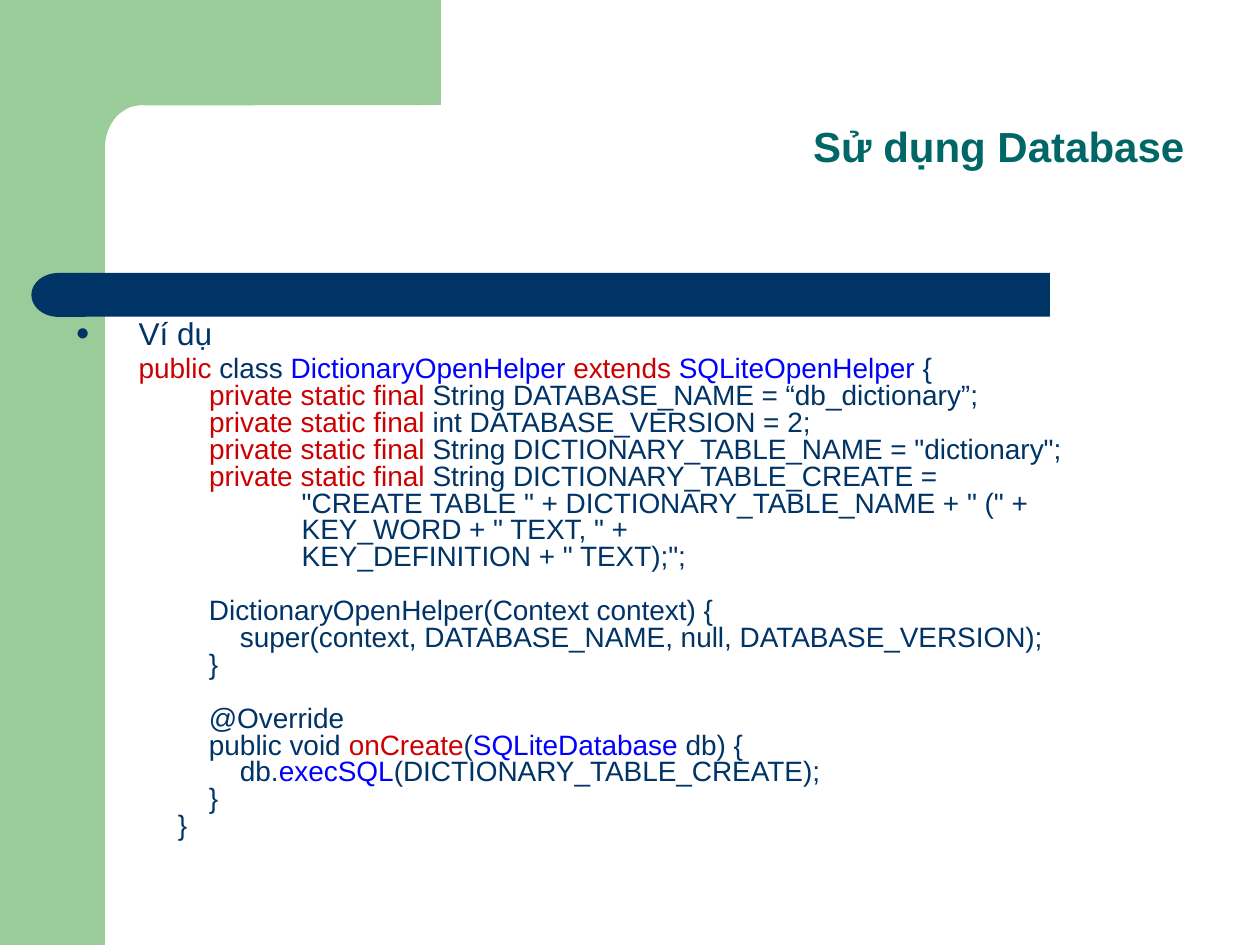
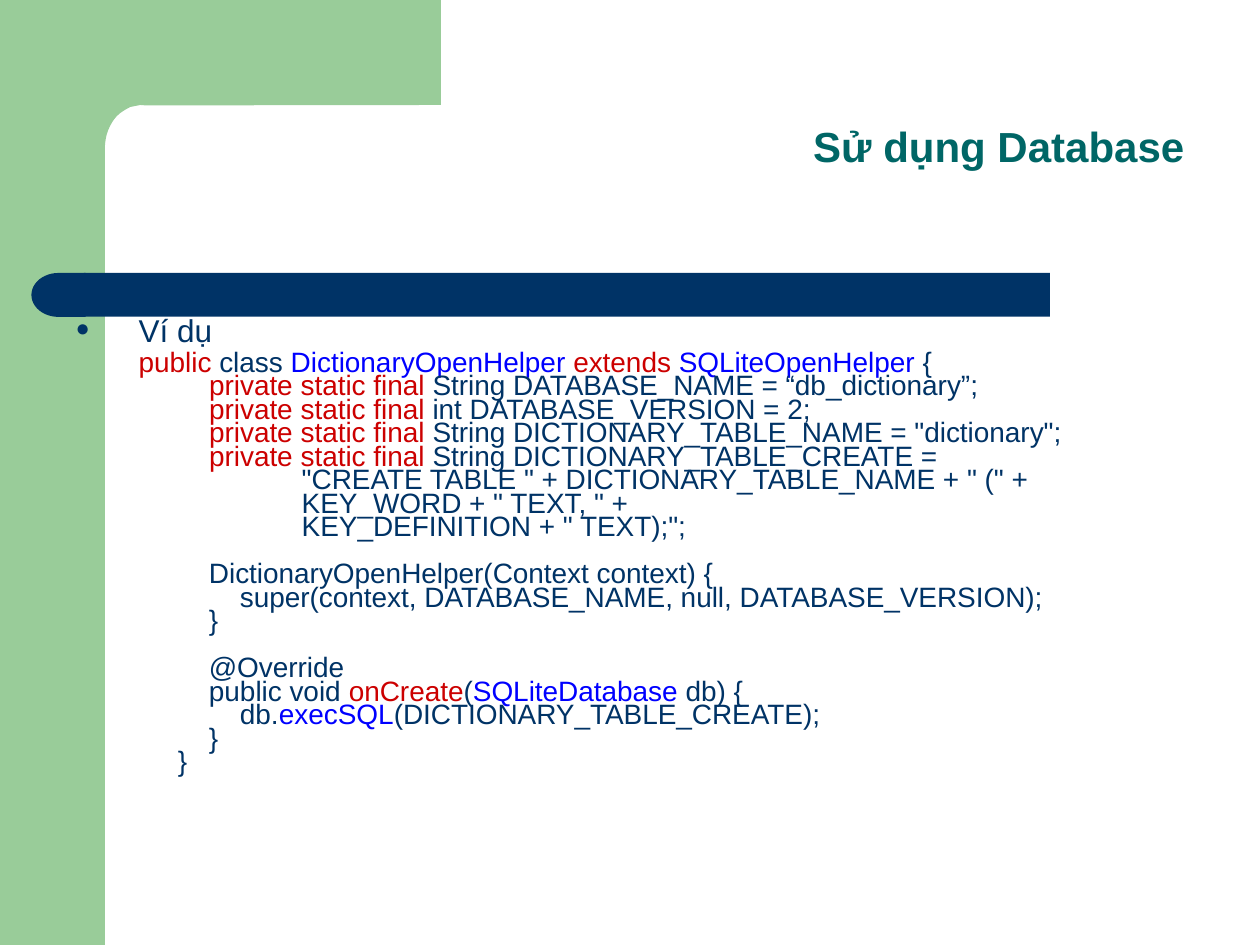
Before and after one commit to Timon-CHP/t3hand, a slide deck: slide 11 of lessions/Android_Par04_SharePreference_File.pptx. Drawn at 1260x945 pixels with LibreOffice and Linux fonts; fonts in the diff are those of the drawing. Boxes give left, top, right and bottom in pixels: in the first picture for what was removed or moved away, otherwise in the second. Text is boxed around its words. In the diff, an @@ line names an element or a change of style, - is before the commit and + after.

```diff
--- a/lessions/Android_Par04_SharePreference_File.pptx
+++ b/lessions/Android_Par04_SharePreference_File.pptx
@@ text "Ví dụ" at <box>139,318,1061,730</box>: line spacing 0.8 to 0.7 @@
```
Also in this commit, not shown: 4 other slides changed.
